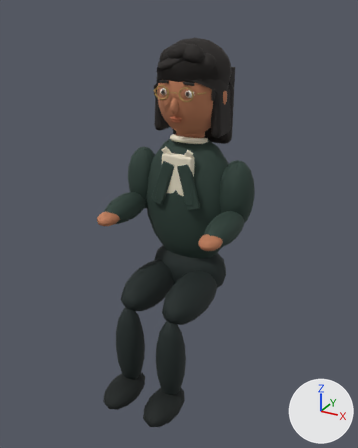
The glTF model public/studio/investor-v1.glb: old version first, new version second.
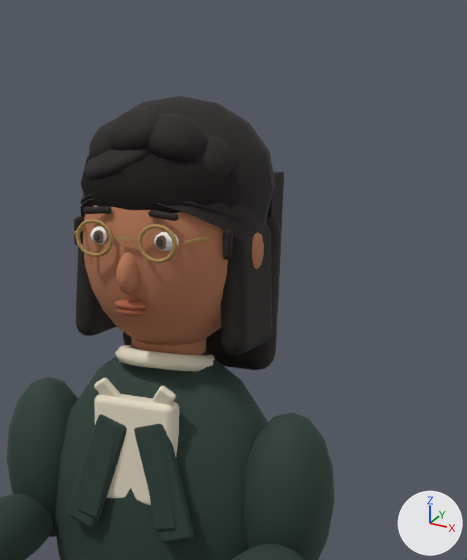
Old and new are each drawn whole from a 50 mm camera at (1.48, -2.85, 2.55) aimed at (0.06, -0.26, 1.25) and again close up on the part from 35% to 86% of the width and 0% to 49% of the height. Lighting does not change. The marker at lower right points along +X, +Y and +Z. The last two pictures show the newer version. Vertices at exactly the same position are counted once.

Objects in the first close-up: 'Cast_adrian', 'Cast_maya', 'Cast_sofia', 'Mesh_0'.
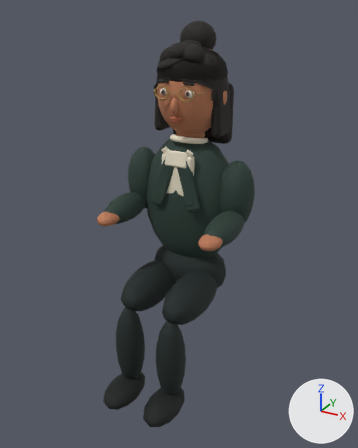
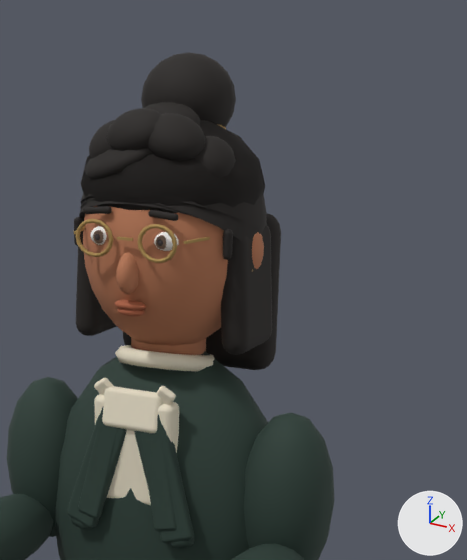
The change, as a diff of the scene's bpy script:
```diff
--- a/public/studio/investor-v1.glb.py
+++ b/public/studio/investor-v1.glb.py
@@ me_mesh_3 @@
 # used by ob_cast_sofia; location = (0.0, 0.0, 0.0)
-me_mesh_3.from_pydata(...)  # 94 vertices, 180 faces; spans x -0.245..0.245, y -0.155..0.245, z 1.85..2.37
+me_mesh_3.from_pydata(...)  # 1120 vertices, 2188 faces; spans x -0.233..0.233, y -0.222..0.242, z 1.323..2.465
+# me_mesh_3 part 1: a new loose piece, a UV sphere (14 segments, 10 rings, poles along z) spanning x -0.115..0.115, y -0.017..0.197, z 2.255..2.465, in mat_hair_001 (black #201b18)
+# me_mesh_3 part 2: the loose piece of 86 vertices spanning x -0.245..0.245, y -0.155..0.245, z 1.97..2.37 is rebuilt with 202 vertices and now spans x -0.23..0.23, y -0.202..0.242, z 1.93..2.308
+# me_mesh_3 part 3: a new loose piece of 132 vertices spanning x -0.178..-0.022, y -0.222..-0.158, z 1.323..1.677, in mat_jacket_001 (dark green #283c34)
+# me_mesh_3 part 4: a new loose piece of 132 vertices spanning x 0.022..0.178, y -0.222..-0.158, z 1.323..1.677, in mat_jacket_001 (dark green #283c34)
+# me_mesh_3 part 5: a new loose piece of 132 vertices spanning x -0.08..0.08, y -0.212..-0.168, z 1.611..1.709, in mat_shirt_001 (pale yellow #e8dfc8)
+# me_mesh_3 part 6: the loose piece of 8 vertices spanning x -0.2..0.2, y 0.155..0.225, z 1.85..2.19 is deleted
+# other edits to the shape of me_mesh_3 do not show in these pictures
 me_mesh_3.materials.append(mat_hair_001)
+me_mesh_3.materials.append(mat_jacket_001)  # dark green #283c34
+me_mesh_3.materials.append(mat_brass)  # orange #b99b60
+me_mesh_3.materials.append(mat_shirt_001)  # pale yellow #e8dfc8
```

Where the change shows, as pixel boxes (x1, y1, x2, y2) in the close-ups (467 x 560 px):
'Cast_sofia', reshaped: before (114, 96, 284, 300); after (70, 52, 253, 549)
part 1 of me_mesh_3, added (black): after (141, 52, 236, 127)
part 2 of me_mesh_3, rebuilt: before (114, 96, 275, 223); after (79, 200, 197, 218)
part 3 of me_mesh_3, added: after (70, 406, 104, 530)
part 4 of me_mesh_3, added: after (157, 415, 194, 549)
part 5 of me_mesh_3, added (pale yellow): after (102, 386, 162, 433)
part 6 of me_mesh_3, deleted (black): before (267, 171, 284, 300)
